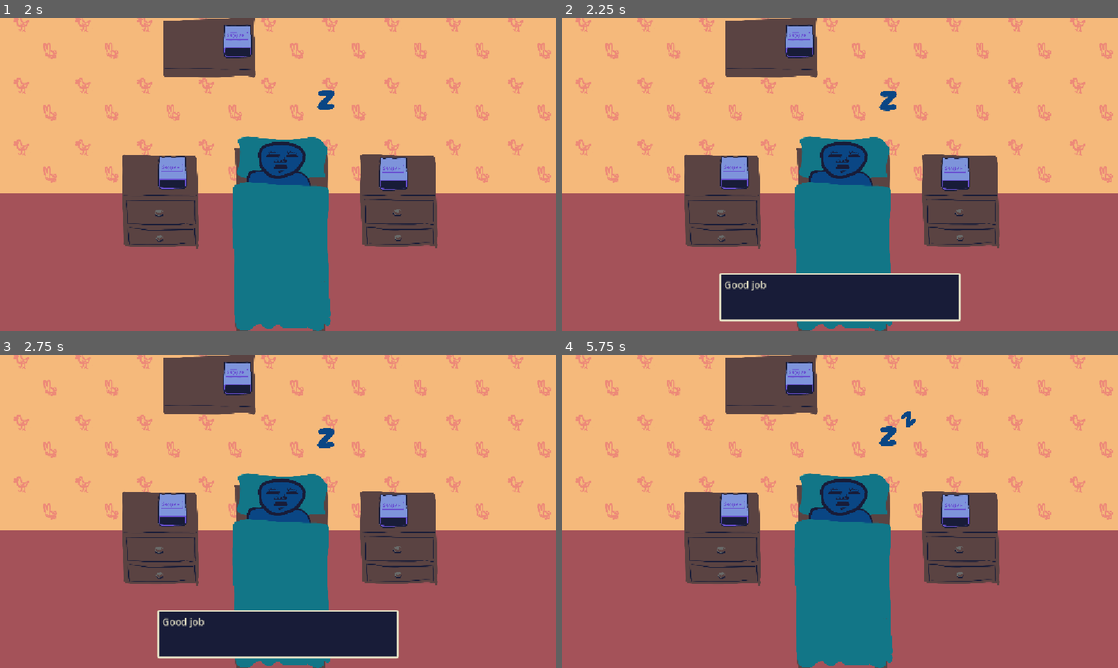
Above: before the commit, frames 1-4 (two rows, left to right).
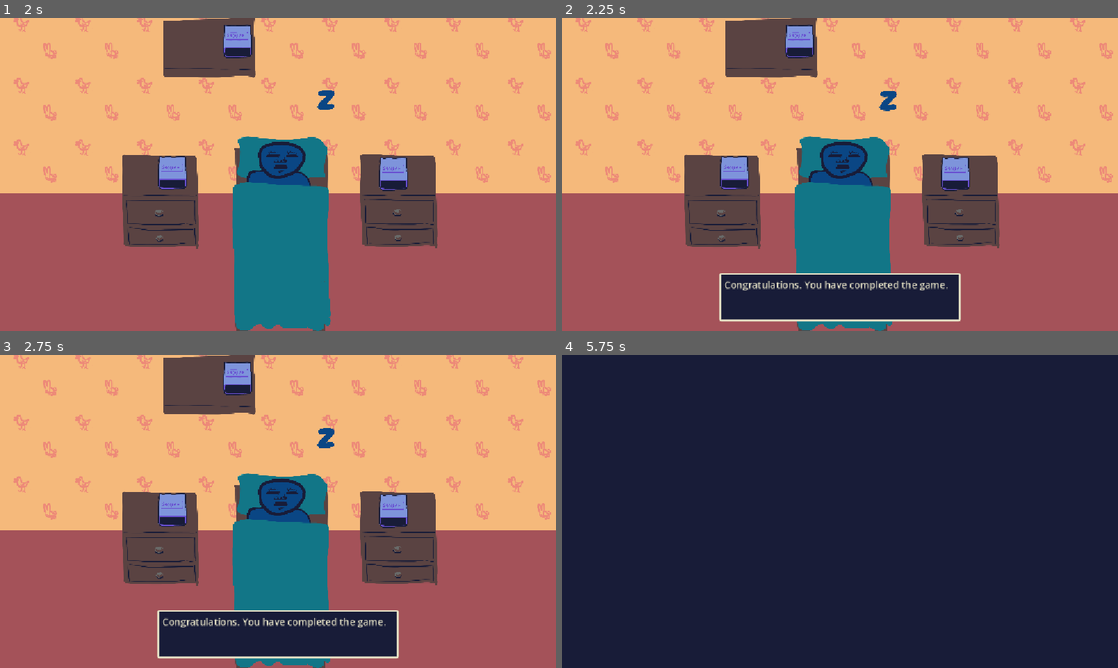
Above: after the commit, the same moments.

Repository: harperstoeckle/be_late_for_work
Game: Godot game, scene res://scenes/main.tscn
Same seed, same stepped clock (60 frames per second), same inputs: the game is played once before the commit and once after it. Sound files missing from this copy of the repository are replaced by a short silence.
Inputs:
- Up to frame 1 (2 s): tap Enter (ui_accept) at 0.5, 0.77, 1.52 s; hold Right (ui_right) 0.53-1.28 s; hold J (snooze_0) 0.53-1.28 s; hold Down (ui_down) from 1.28 s (still down); tap K (snooze_1) at 1.35 s
- Up to frame 2 (2.25 s): tap Enter (ui_accept) at 2 s; release Down (ui_down) at 2.03 s; hold Right (ui_right) from 2.03 s (still down); hold L (snooze_2) from 2.03 s (still down)
- Up to frame 3 (2.75 s): keep holding Right (ui_right); keep holding L (snooze_2)
- Up to frame 4 (5.75 s): tap Enter (ui_accept) at 2.75, 3.02, 3.77, 4.52 s; release L (snooze_2) at 2.78 s; tap J (snooze_0) at 2.85 s; release Right (ui_right) at 3.53 s; hold K (snooze_1) 3.53-4.28 s; hold Left (ui_left) 3.53-5.03 s; tap L (snooze_2) at 4.35 s; hold Down (ui_down) from 5.03 s (still down); hold J (snooze_0) from 5.03 s (still down)

Frame 1 is identical in both runs. In frame 2, 0.6% of the frame differs, in the area x 29-70%, y 84-88%; in frame 3, 0.6%; in frame 4, 99%, in the area x 0-100%, y 0-100%.
Error in both runs: Modulo by zero error in operator '%'. (res://scripts/main.gd:148)

Commit message:
Add some of the final challenge

Diff:
--- a/scripts/main.gd
+++ b/scripts/main.gd
@@ -105,7 +105,7 @@
 	_alarm_spec_1.alarm = _alarm_clock_2
 	_alarm_spec_1.miss_object = _nightstand_2
 
-	_alarm_spec_2.beep_pattern = [0, 1, 2, 3]
+	_alarm_spec_2.beep_pattern = [0, 1, 2, 4]
 	_alarm_spec_2.input_subdivision = 10
 	_alarm_spec_2.miss_response_subdivision = 12
 	_alarm_spec_2.miss_hand_offset = Vector2(50, 0)
@@ -185,6 +185,10 @@
 	elif event.is_action_pressed("ui_right"):
 		_clear_transient_story_state()
 		_do_next_story()
+	elif event.is_action_pressed("ui_down"):
+		_clear_transient_story_state()
+		_story_index = 9
+		_do_next_story()
 
 func _skip_or_continue_dialogue() -> void:
 	if not _is_dialogue_fully_visible():
@@ -566,6 +570,33 @@
 			])
 			_queue_next_story(_subdiv(7, 2))
 			_story_index += 1
+		8:
+			_fade_out_music(0.3)
+			_alarm_clock_3.set_time_left(4)
+			_queue_dialogue_sequence([
+				"The three alarms are now fully armed.",
+				"It is time",
+				"to be late for work.",
+			])
+			_story_index += 1
+		9:
+			_save_checkpoint()
+			_restart_music()
+			_queue_events([
+				_alarm(0, 0, 1),
+				_alarm(_subdiv(1, 1), 0, 1),
+				_alarm(_subdiv(2, 0), 0, 2),
+				_alarm(_subdiv(4, 0), 1, 4),
+				# Long countdown happens in parallel to the other ones.
+				_alarm(_subdiv(6, 0, 0), 2, 28),
+				_alarm(_subdiv(6, 0, 2), 1, 2),
+				_alarm(_subdiv(7, 3, 0), 1, 0),
+				_alarm(_subdiv(8, 3, 2), 1, 0),
+				_alarm(_subdiv(9, 3, 0), 0, 0),
+				_alarm(_subdiv(10, 2, 2), 1, 0),
+			])
+			_queue_next_story(_subdiv(40))
+			_story_index += 1
 		_:
 			_queue_dialogue_sequence([
 				"Congratulations. You have completed the game.",
